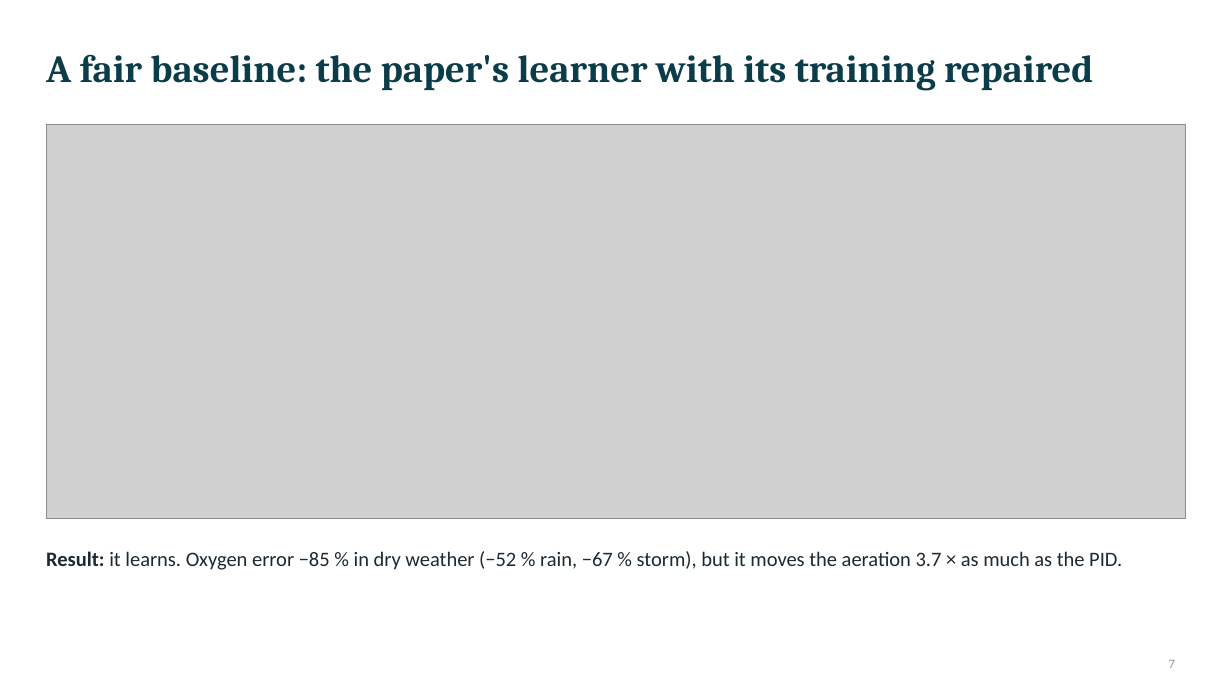
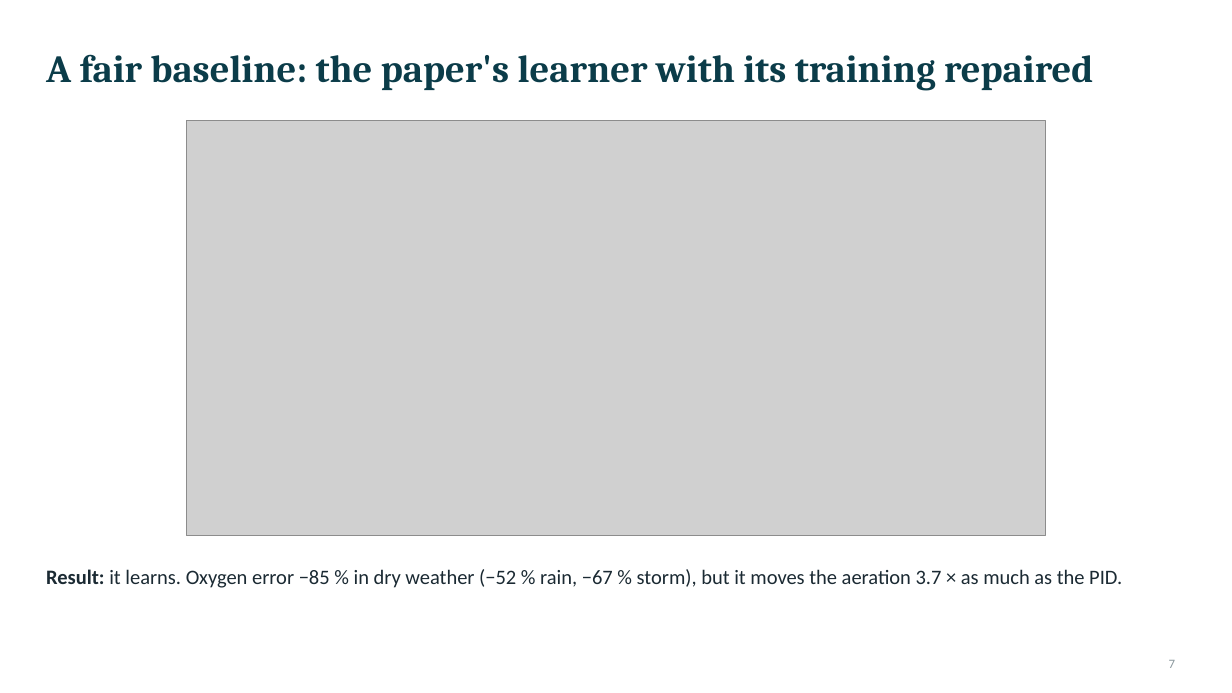
Before and after one commit to Amritha902/water_resource, a slide deck: slide 7 of docs/Paper1_Architecture_Deck.pptx. Drawn at 1232x693 pixels with LibreOffice and Linux fonts; fonts in the diff are those of the drawing; grey boxes stand for pictures. Boxes give left, top, right and bottom in pixels: in the first picture for what was removed or moved away, otherwise in the second. Text is boxed around its words. In the diff, an @@ line names an element or a change of style, - is before the commit and + after.

Commit message:
Paper 1: deck with the new diagrams and figures; paper adds ILC algorithm, training settings, pre-declared answers, recommendations

```diff
--- a/docs/Paper1_Architecture_Deck.pptx
+++ b/docs/Paper1_Architecture_Deck.pptx
@@ picture: place and size @@
-picture at [46,125,1186,518]
+picture at [187,120,1046,536]
@@ text "Result: it learns. Oxygen error ...": place and size @@
-text "Result: it learns. Oxygen error ..." at [46,551,1122,570]
+text "Result: it learns. Oxygen error ..." at [46,569,1122,588]
```
Also in this commit, not shown: 4 other slides changed, 4 slides added, 2 slides removed, 5 other files.
